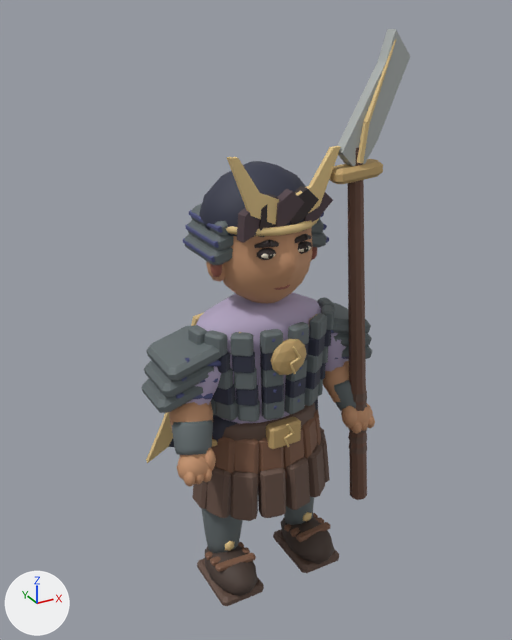
Renders of the Blender file art/blend/raiden.blend from each side of a commit.
Rendered twice from a camera (50 mm lens) standing at (-1.27, -2.26, 2.32) and looking at (0.04, 0.12, 1.13). Lighting does not change. The marker at lower left points along +X, +Y and +Z. The older version comes first.

The first picture shows 'raiden'.
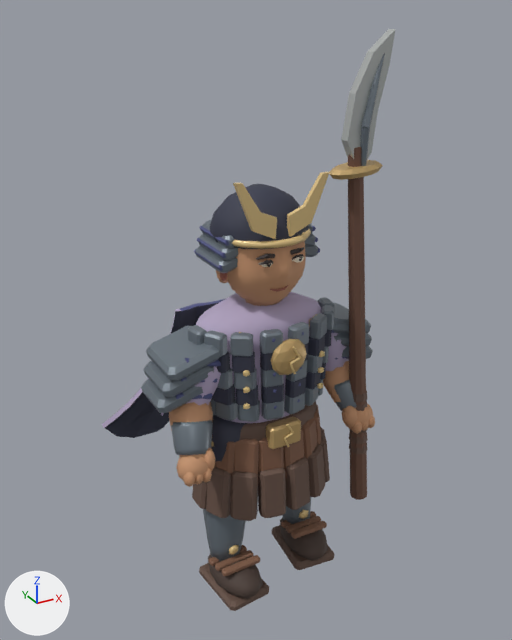
Boxes [x1, y1, x2, y2] around the edits, measured in the pictures (512 x 640 px; the box of a moved part takes in the faces that stretch with it):
'raiden', reshaped (9% wider)
    before: [141, 29, 410, 606]
    after: [102, 29, 395, 611]
part 1 of me_raiden_color_and_skin, moved or reshaped
    before: [187, 220, 233, 250]
    after: [202, 219, 234, 248]
part 2 of me_raiden_color_and_skin, moved or reshaped (mostly hidden)
    before: [311, 220, 324, 234]
    after: [308, 223, 313, 234]
part 3 of me_raiden_color_and_skin, added
    after: [197, 238, 226, 258]
part 4 of me_raiden_color_and_skin, moved or reshaped
    before: [227, 157, 279, 225]
    after: [233, 183, 277, 239]
part 5 of me_raiden_color_and_skin, moved or reshaped
    before: [295, 146, 341, 214]
    after: [287, 172, 329, 237]
part 6 of me_raiden_color_and_skin, added
    after: [216, 270, 229, 283]
part 7 of me_raiden_color_and_skin, moved or reshaped
    before: [225, 541, 235, 551]
    after: [229, 545, 239, 555]
part 8 of me_raiden_color_and_skin, moved or reshaped
    before: [205, 545, 257, 596]
    after: [208, 553, 263, 599]
part 9 of me_raiden_color_and_skin, moved or reshaped
    before: [197, 558, 264, 606]
    after: [199, 563, 269, 611]
part 10 of me_raiden_color_and_skin, moved or reshaped
    before: [201, 508, 243, 553]
    after: [203, 509, 246, 562]
part 11 of me_raiden_color_and_skin, moved or reshaped
    before: [212, 415, 237, 446]
    after: [211, 415, 247, 461]
part 12 of me_raiden_color_and_skin, moved or reshaped
    before: [303, 512, 312, 522]
    after: [299, 510, 308, 519]
part 13 of me_raiden_color_and_skin, moved or reshaped (not visible before)
    after: [280, 517, 328, 561]
part 14 of me_raiden_color_and_skin, moved or reshaped
    before: [284, 497, 314, 525]
    after: [282, 497, 311, 524]
part 15 of me_raiden_color_and_skin, rebuilt (mostly hidden before)
    before: [146, 313, 203, 463]
    after: [102, 299, 225, 438]
part 16 of me_raiden_color_and_skin, rebuilt (23% narrower)
    before: [357, 122, 369, 163]
    after: [361, 127, 370, 166]
part 17 of me_raiden_color_and_skin, deleted
    before: [183, 186, 333, 290]
part 18 of me_raiden_color_and_skin, moved or reshaped
    before: [178, 29, 410, 573]
    after: [161, 29, 395, 576]
part 19 of me_raiden_color_and_skin, edited (looks the same)
    both: [141, 293, 372, 455]

The change, as a diff of the scene's bpy script:
```diff
--- a/art/blend/raiden.blend.py
+++ b/art/blend/raiden.blend.py
@@ me_raiden_color_and_skin @@
-me_raiden_color_and_skin.from_pydata(...)  # 6364 vertices, 7003 faces; spans x -0.49..0.49, y -0.24..0.47, z -0.01..2.25
+me_raiden_color_and_skin.from_pydata(...)  # 6622 vertices, 7201 faces; spans x -0.54..0.49, y -0.27..0.57, z -0.01..2.25
+# me_raiden_color_and_skin part 1: the loose piece of 32 vertices spanning x -0.24..-0.13, y -0.08..0.19, z 1.52..1.59 is scaled about its middle by 0.862, then moved by (0.04, -0.01, 0.0)
+# me_raiden_color_and_skin part 2: the loose piece of 32 vertices spanning x 0.13..0.24, y -0.08..0.19, z 1.52..1.59 is scaled about its middle by 0.862, then moved by (-0.04, -0.01, 0.0)
+# me_raiden_color_and_skin part 3: a new loose piece, a 6-sided cylinder along y spanning x -0.206..-0.186, y -0.064..0.155, z 1.496..1.514, in mat_painted_metal_edges__textile_and_clay
+# me_raiden_color_and_skin part 4: the loose piece of 12 vertices spanning x -0.22..-0.03, y -0.16..-0.14, z 1.62..1.87 is scaled about its middle by 0.862, then moved by (0.02, 0.02, -0.07)
+# me_raiden_color_and_skin part 5: the loose piece of 12 vertices spanning x 0.03..0.22, y -0.16..-0.14, z 1.62..1.87 is scaled about its middle by 0.862, then moved by (-0.02, 0.02, -0.07)
+# me_raiden_color_and_skin part 6: a new loose piece, an icosphere of 80 faces spanning x -0.192..-0.127, y -0.018..0.041, z 1.366..1.474, in mat_painted_metal_edges__textile_and_clay
+# me_raiden_color_and_skin part 7: the loose piece of 12 vertices spanning x -0.22..-0.17, y -0.08..-0.06, z 0.16..0.21 is moved by (0.0, -0.03, 0.0)
+# me_raiden_color_and_skin part 8: the loose piece of 42 vertices spanning x -0.3..-0.1, y -0.24..0.1, z -0.01..0.16 is multiplied about its middle by the matrix ((0.947, -0.093, 0.0), (0.091, 0.961, 0.0), (0.0, 0.0, 0.819)), then moved by (0.01, -0.03, -0.01)
+# me_raiden_color_and_skin part 9: the loose piece of 32 vertices spanning x -0.3..-0.1, y -0.21..0.08, z -0.01..0.04 is turned 5.5 degrees about the z axis through the mesh origin
+# me_raiden_color_and_skin part 10: the loose piece of 40 vertices spanning x -0.28..-0.1, y -0.07..0.1, z 0.1..0.42 is moved by (0.0, -0.03, 0.0)
+# me_raiden_color_and_skin part 11: the loose piece of 50 vertices spanning x -0.27..-0.05, y -0.09..0.14, z 0.32..0.82 is turned 5.5 degrees about the z axis through the mesh origin
+# me_raiden_color_and_skin part 12: the loose piece of 12 vertices spanning x 0.17..0.22, y -0.08..-0.06, z 0.16..0.21 is moved by (0.0, 0.02, 0.0)
+# me_raiden_color_and_skin part 13: the loose piece of 42 vertices spanning x 0.07..0.08, y -0.19..-0.18, z 1.51..1.53 is multiplied about its middle by the matrix ((14.56, 4.601, 0.0), (-1.402, 47.779, 0.0), (0.0, 0.0, 7.473)), then moved by (0.12, 0.14, -1.45)
+# me_raiden_color_and_skin part 14: the loose piece of 40 vertices spanning x 0.1..0.28, y -0.07..0.1, z 0.1..0.42 is moved by (0.0, 0.02, 0.0)
+# me_raiden_color_and_skin part 15: the loose piece of 70 vertices spanning x -0.38..0.25, y 0.1..0.47, z 0.33..1.2 is rebuilt with 198 vertices and now spans x -0.54..0.13, y 0.19..0.57, z 0.41..1.21
+# me_raiden_color_and_skin part 16: the loose piece of 12 vertices spanning x 0.28..0.32, y -0.2..-0.17, z 1.81..1.95 is rebuilt with 12 vertices and now spans x 0.3..0.33, y -0.2..-0.16, z 1.79..1.94
+# me_raiden_color_and_skin part 17: 21 loose pieces with 278 vertices, spanning x -0.25..0.25, y -0.19..0.18, z 1.37..1.74, are deleted
+# me_raiden_color_and_skin part 18: 145 vertices moved within x -0.37..0.46, y -0.23..0.2, z 0.1..1.86; 1363 vertices removed from x -0.4..0.49, y -0.24..0.24, z -0.01..2.25; 1561 vertices added at x -0.41..0.44, y -0.21..0.5, z -0.01..2.25
+# me_raiden_color_and_skin part 19: 883 kept faces spanning x -0.49..0.49, y -0.24..0.21, z 0.12..1.67 get new vertex colours; the middle colour goes from dark grey #626b6d to grey #6e7780
+# other edits to the shape of me_raiden_color_and_skin do not show in these pictures
 me_raiden_color_and_skin.materials.append(mat_painted_metal_edges__textile_and_clay)
```
